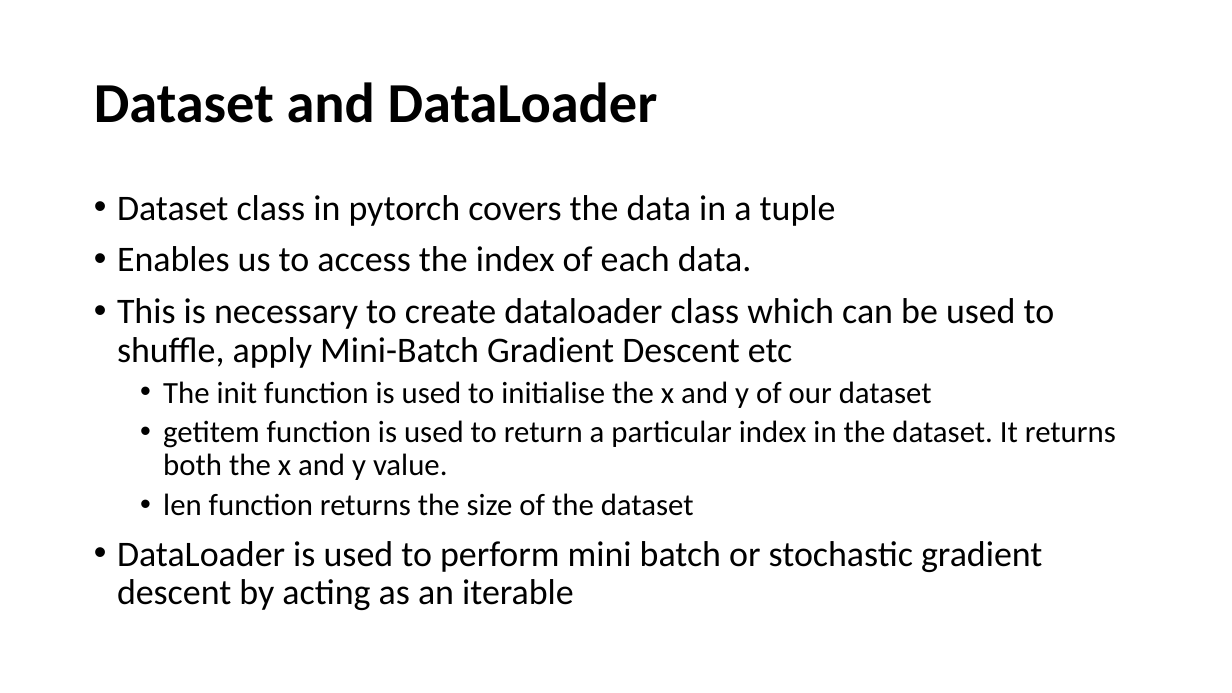
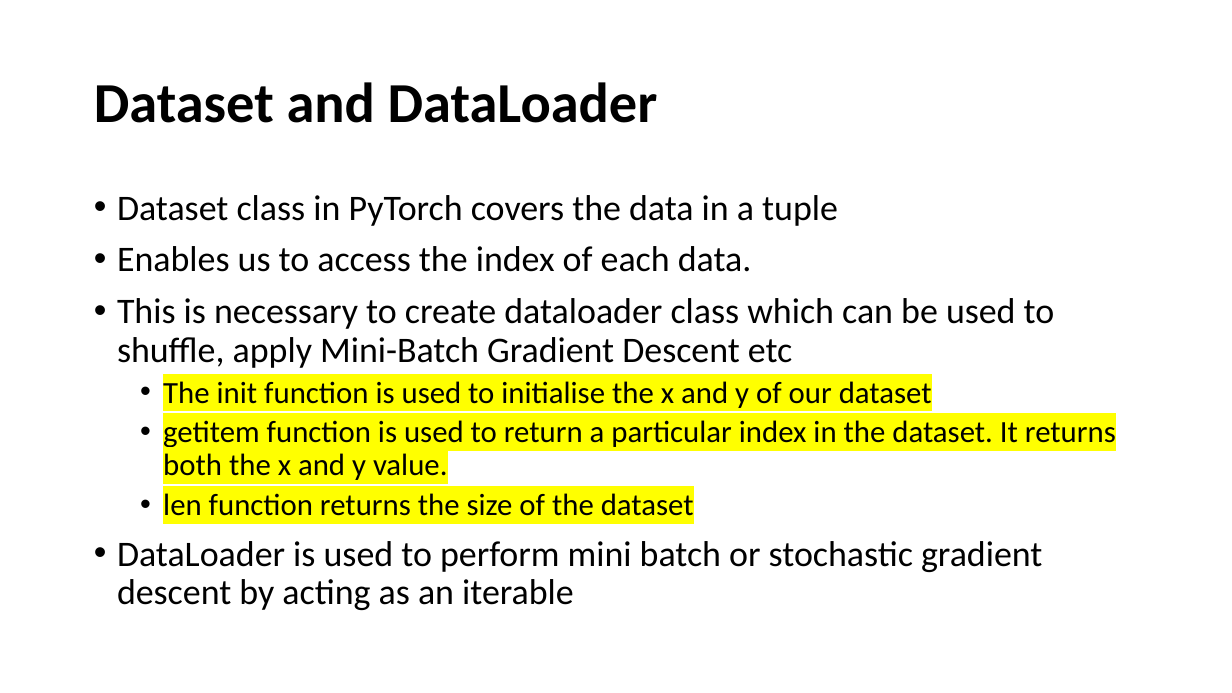
Before and after one commit to Ascii-Hermit/6thSem, a slide deck: slide 20 of DL/New/L6 Multilayer FeedForward network XOR_MNIST DIGIT.pptx. Drawn at 1232x693 pixels with LibreOffice and Linux fonts; fonts in the diff are those of the drawing. Boxes give left, top, right and bottom in pixels: in the first picture for what was removed or moved away, otherwise in the second. Text is boxed around its words. In the diff, an @@ line names an element or a change of style, - is before the commit and + after.

```diff
--- a/DL/New/L6 Multilayer FeedForward network XOR_MNIST DIGIT.pptx
+++ b/DL/New/L6 Multilayer FeedForward network XOR_MNIST DIGIT.pptx
@@ text at (117,195,838,226): text changed @@
-• Dataset class in pytorch covers the data in a tuple
+• Dataset class in PyTorch covers the data in a tuple
@@ text at (163,381,1116,516): highlight none to #FFFF00 in "The init function is used to initialise ...", "getitem function is used to return a ...", "len function returns the size of the ..." @@
```
Also in this commit, not shown: 12 other slides changed, 3 other files.
